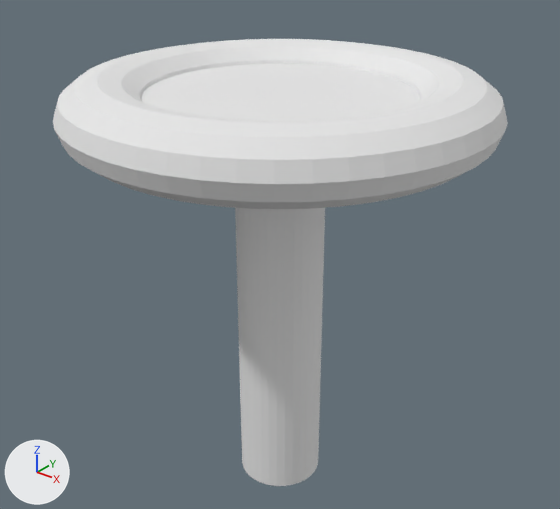
Two versions of the OBJ model src/main/resources/assets/itemreplication/models/teslaCoil.obj, one commit apart.
The view is the same before and after, from a 50 mm lens placed at (0.952, -1.191, 0.807), pointed at (-0.018, 0.021, 0.055). Lighting does not change. The marker at lower left points along +X, +Y and +Z. Where no turn or scale is listed for an object, it has been applied to the vertices.
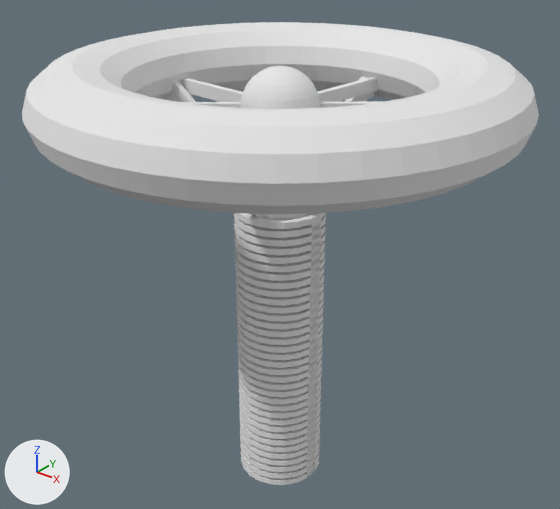
Where the change shows, as pixel boxes [x1, y1, x2, y2] in the pictures (560 x 509 px; the box of a moved part takes in the faces that stretch with it):
'Cylinder.001', reshaped (14% wider): before [53, 39, 508, 486]; after [22, 22, 539, 485]
part 1 of me_cylinder_001, added: after [241, 66, 320, 109]
part 2 of me_cylinder_001, moved or reshaped: before [53, 39, 508, 209]; after [22, 22, 539, 214]
part 3 of me_cylinder_001, rebuilt: before [235, 208, 325, 486]; after [235, 213, 326, 478]
part 4 of me_cylinder_001, rebuilt: before [141, 63, 420, 121]; after [181, 77, 385, 108]
part 5 of me_cylinder_001, added: after [164, 77, 375, 485]

Edits to the bpy script that builds the scene:
```text
Change me_cylinder_001:
    used by ob_cylinder_001; location = (0.0, 0.0, 0.0)
    remove me_cylinder_001.from_pydata(...)  # 704 vertices, 1400 faces; spans x -0.439..0.439, y -0.439..0.439, z -0.5..0.465
    add me_cylinder_001.from_pydata(...)  # 4462 vertices, 8788 faces; spans x -0.491..0.491, y -0.491..0.491, z -0.497..0.496
    me_cylinder_001 part 1: a new loose piece, a UV sphere (32 segments, 16 rings, poles along z) spanning x -0.079..0.079, y -0.079..0.079, z 0.317..0.476, in mat_material_001 (white #e7e7e7)
    me_cylinder_001 part 2: the loose piece of 576 vertices spanning x -0.439..0.439, y -0.439..0.439, z 0.329..0.465 is scaled about its middle by (1.12, 1.12, 1.15), then moved by (0.0, 0.0, 0.021)
    me_cylinder_001 part 3: the loose piece of 64 vertices spanning x -0.095..0.095, y -0.095..0.095, z -0.5..0.38 is rebuilt with 92 vertices and now spans x -0.097..0.097, y -0.097..0.097, z -0.494..0.186
    me_cylinder_001 part 4: the loose piece of 64 vertices spanning x -0.275..0.275, y -0.275..0.275, z 0.384..0.424 is rebuilt with 96 vertices and now spans x -0.31..0.313, y -0.314..0.311, z 0.375..0.404
    me_cylinder_001 part 5: 3216 vertices added at x -0.343..0.343, y -0.343..0.343, z -0.497..0.407
```
